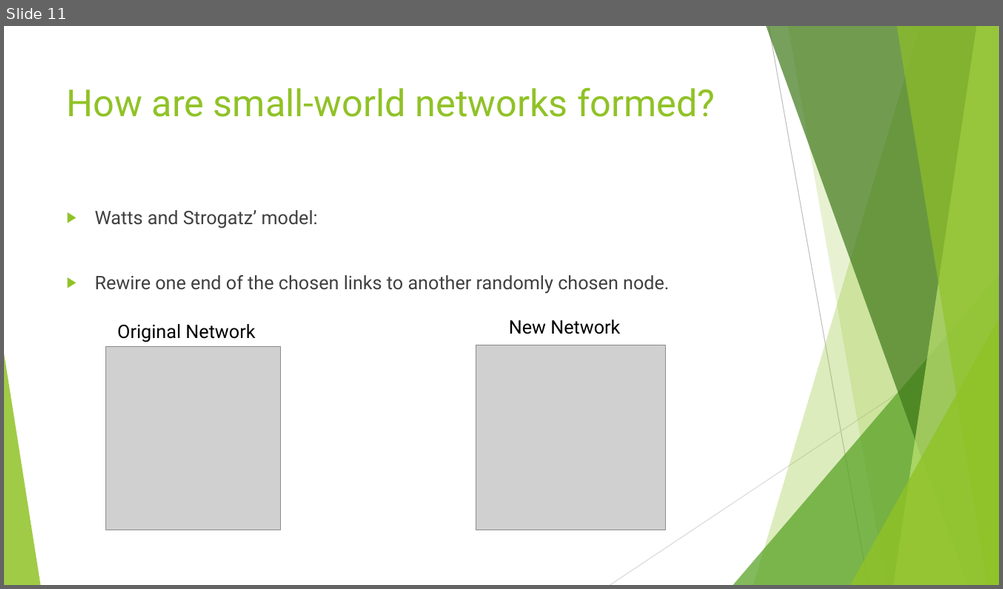
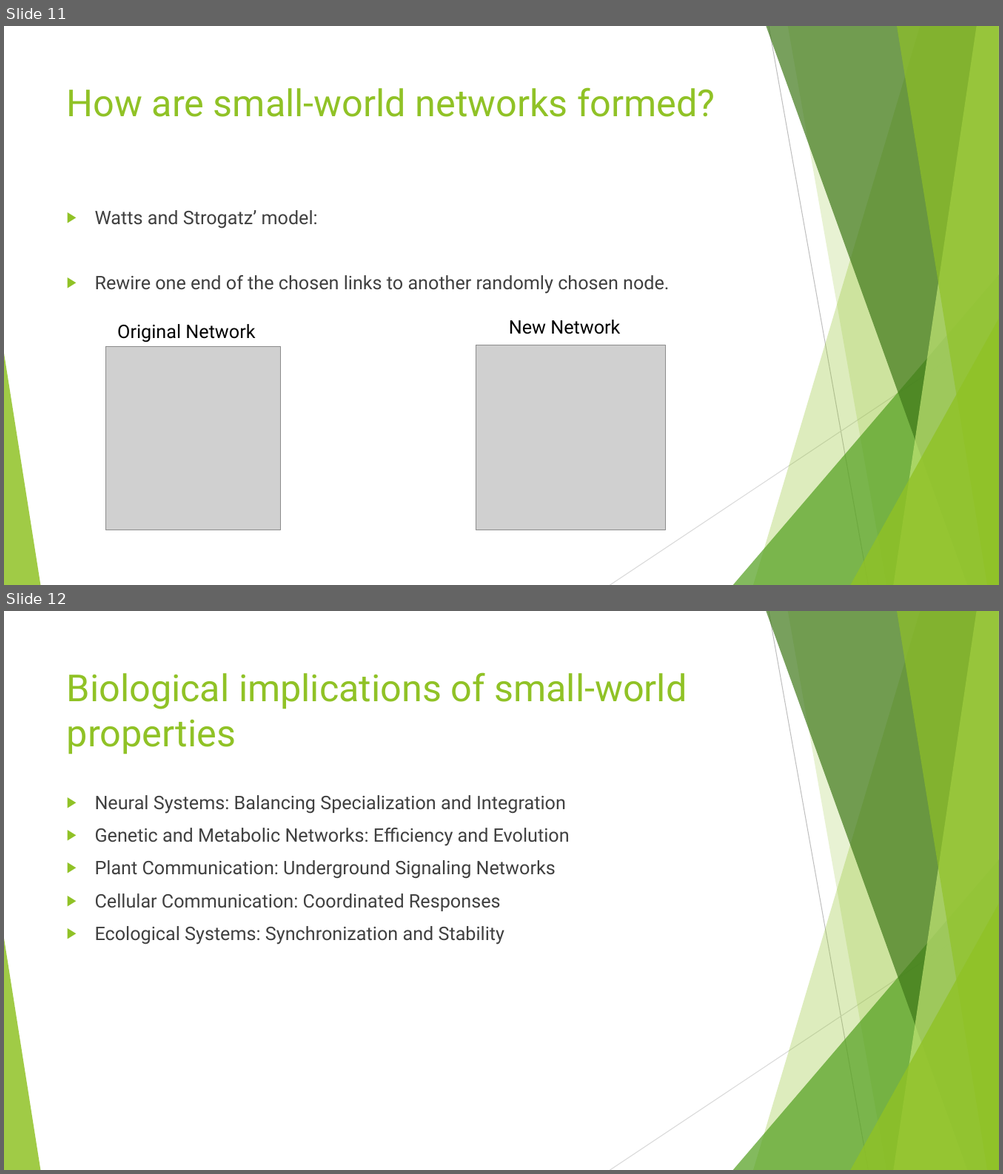
Before and after one commit to mohammadjalali/bioinformatics, a slide deck: small-world.pptx. Shown one above the other, each under a label of ours: slide 11 before the commit, slides 11 and 12 after it. The pictures are 1003x589 and 1003x1174 pixels, drawn with LibreOffice and Linux fonts; fonts in the diff are those of the drawing; grey boxes stand for pictures. Boxes give left, top, right and bottom in pixels: in the first picture for what was removed or moved away, otherwise in the second. Text is boxed around its words. In the diff, an @@ line names an element or a change of style, - is before the commit and + after.

Commit message:
added an article for small-networks

```diff
--- a/small-world.pptx
+++ b/small-world.pptx
@@ slide 12 added at box(4, 611, 999, 1170), background #FFFFFF; not listed: 10 template elements that a slide beside it also shows @@
@@ title added at box(67, 672, 686, 755), 36 pt, text #90C226 @@
+Biological implications of small-world properties
@@ text added at box(95, 795, 569, 945), 18 pt, text #404040 @@
+▶ Neural Systems: Balancing Specialization and Integration
+▶ Genetic and Metabolic Networks: Efficiency and Evolution
+▶ Plant Communication: Underground Signaling Networks
+▶ Cellular Communication: Coordinated Responses
+▶ Ecological Systems: Synchronization and Stability
```
Also in this commit, not shown: 3 other files.
